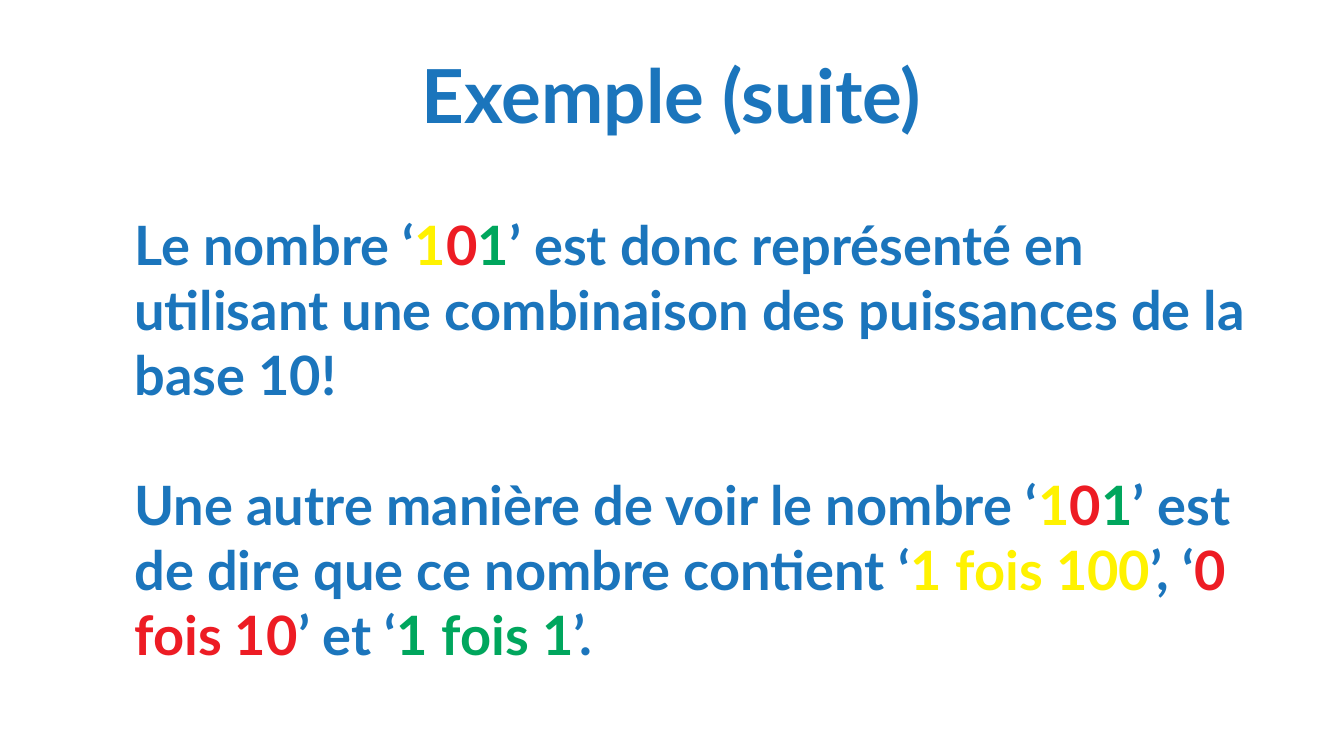
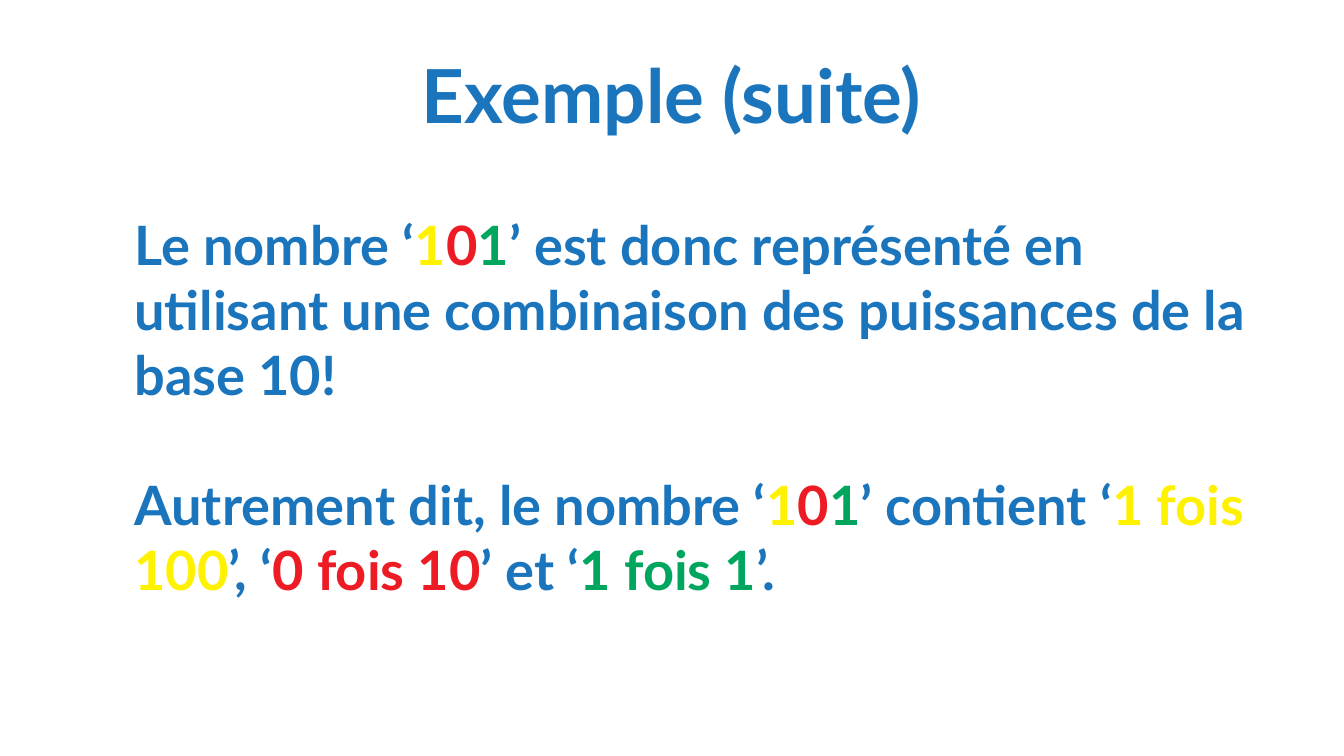
Before and after one commit to CharlyJeffrey/SemaineInformatique-2020, a slide deck: slide 4 of Présentation/RepresentationBinaire.odp. Drawn at 1344x756 pixels with LibreOffice and Linux fonts; fonts in the diff are those of the drawing; background and template pictures are left out. Boxes give left, top, right and bottom in pixels: in the first picture for what was removed or moved away, otherwise in the second. Text is boxed around its words. In the diff, an @@ line names an element or a change of style, - is before the commit and + after.

```diff
--- a/Présentation/RepresentationBinaire.odp
+++ b/Présentation/RepresentationBinaire.odp
@@ text at (134,223,1245,598): text changed @@
-Le nombre ‘101’ est donc représenté en utilisant une combinaison des puissances de la base 10!
-Une autre manière de voir le nombre ‘101’ est de dire que ce nombre contient ‘1 fois 100’, ‘0 fois 10’ et ‘1 fois 1’.
+Le nombre ‘101’ est donc représenté en utilisant une combinaison des puissances de la base 10!
+Autrement dit, le nombre ‘101’ contient ‘1 fois 100’, ‘0 fois 10’ et ‘1 fois 1’.
```
Also in this commit, not shown: 1 other slide changed, 4 other files.
